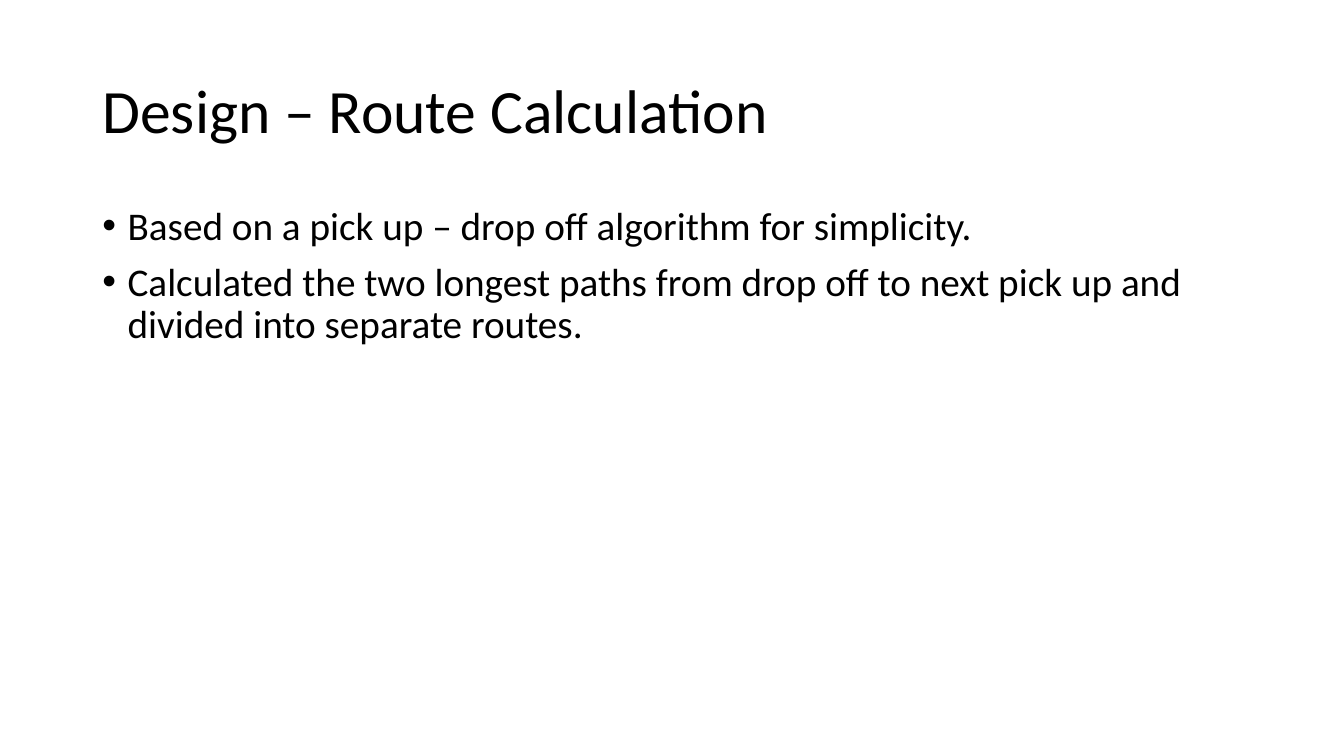
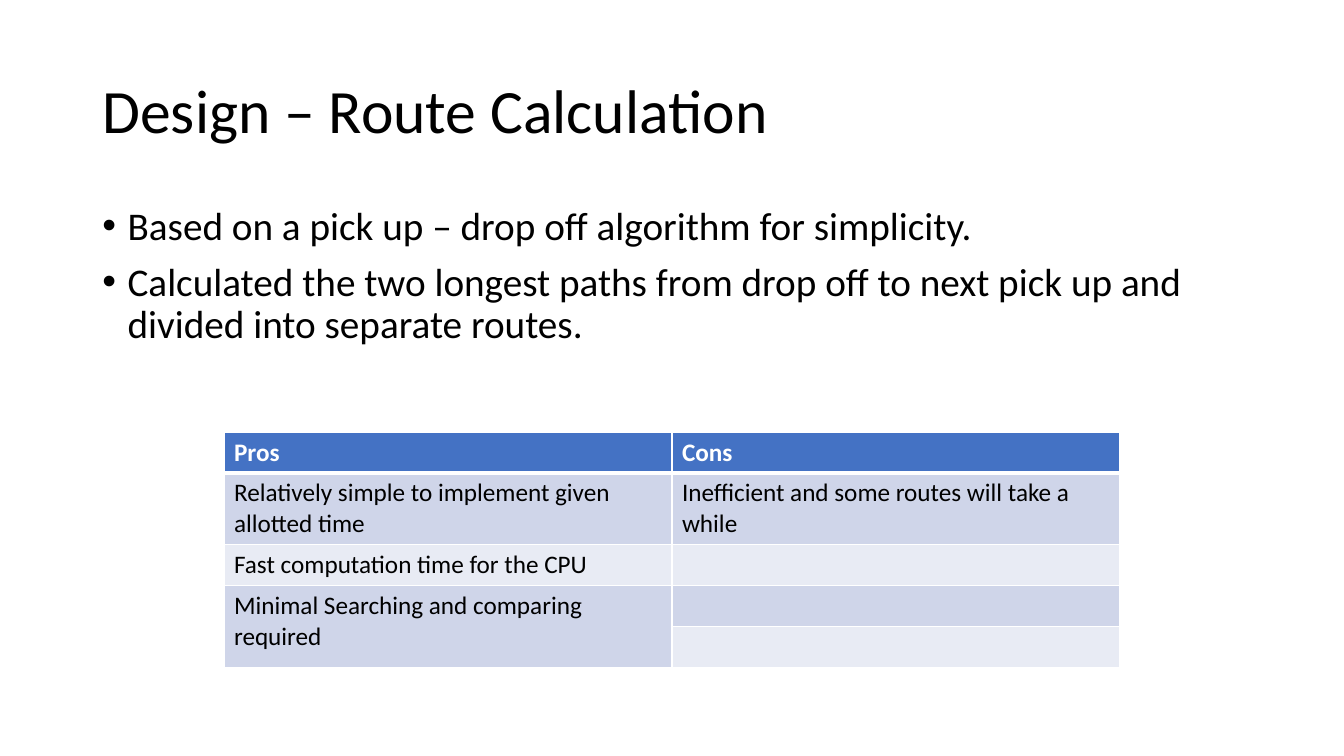
Before and after one commit to danielaguieb/SEC_2018, a slide deck: slide 5 of Too-Bus-Y for this.pptx. Drawn at 1344x756 pixels with LibreOffice and Linux fonts; fonts in the diff are those of the drawing. Boxes give left, top, right and bottom in pixels: in the first picture for what was removed or moved away, otherwise in the second. Text is boxed around its words. In the diff, an @@ line names an element or a change of style, - is before the commit and + after.

```diff
--- a/Too-Bus-Y for this.pptx
+++ b/Too-Bus-Y for this.pptx
@@ table added at [224, 433, 1119, 666], 5 rows, 2 columns @@
+Pros | Cons
+Relatively simple to implement given allotted time | Inefficient and some routes will take a while
+Fast computation time for the CPU | 
+Minimal Searching and comparing required | 
+ | 
```
Also in this commit, not shown: 1 other slide changed, 2 slides added.
